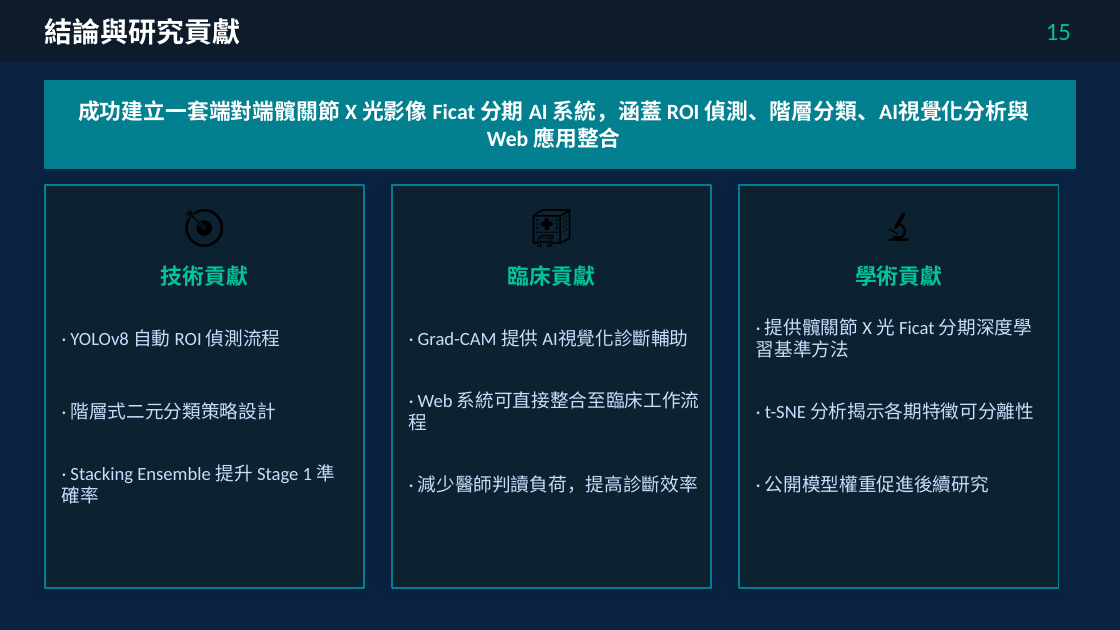
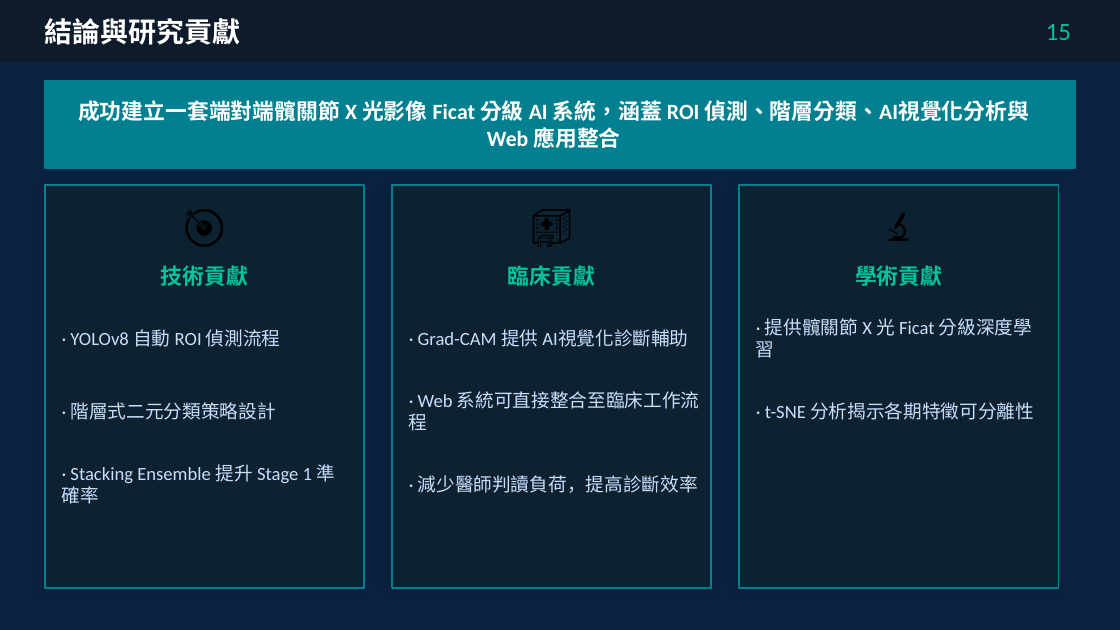
Before and after one commit to ericadgjl-huang/Renai-Hospital-DL-Project, a slide deck: slide 16 of Renai-Hospital_PresentationV4_final.pptx. Drawn at 1120x630 pixels with LibreOffice and Linux fonts; fonts in the diff are those of the drawing. Boxes give left, top, right and bottom in pixels: in the first picture for what was removed or moved away, otherwise in the second. Text is boxed around its words. In the diff, an @@ line names an element or a change of style, - is before the commit and + after.

```diff
--- a/Renai-Hospital_PresentationV4_final.pptx
+++ b/Renai-Hospital_PresentationV4_final.pptx
@@ text at (78, 100, 1030, 148): text changed @@
-成功建立一套端對端髖關節 X 光影像 Ficat 分期 AI 系統，涵蓋 ROI 偵測、階層分類、AI視覺化分析與 Web 應用整合
+成功建立一套端對端髖關節 X 光影像 Ficat 分級 AI 系統，涵蓋 ROI 偵測、階層分類、AI視覺化分析與 Web 應用整合
@@ text at (756, 318, 1032, 358): text changed @@
-· 提供髖關節 X 光 Ficat 分期深度學習基準方法
+· 提供髖關節 X 光 Ficat 分級深度學習
@@ text removed at (765, 475, 989, 493) @@
-· 公開模型權重促進後續研究
```
Also in this commit, not shown: 12 other slides changed.
